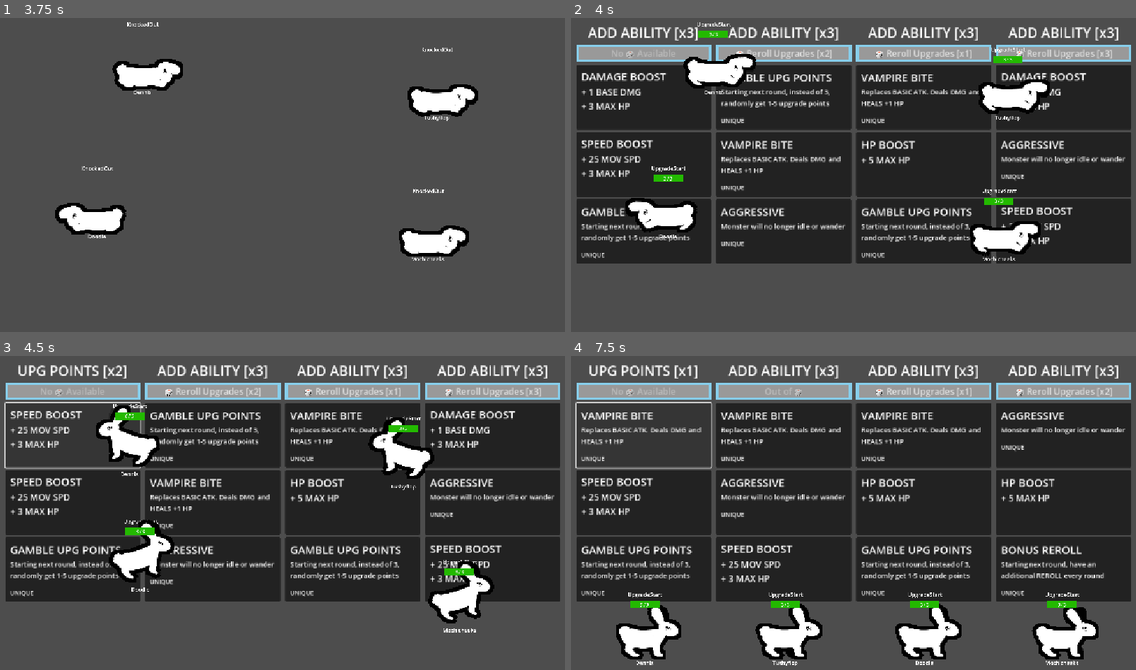
Above: before the commit, frames 1-4 (two rows, left to right).
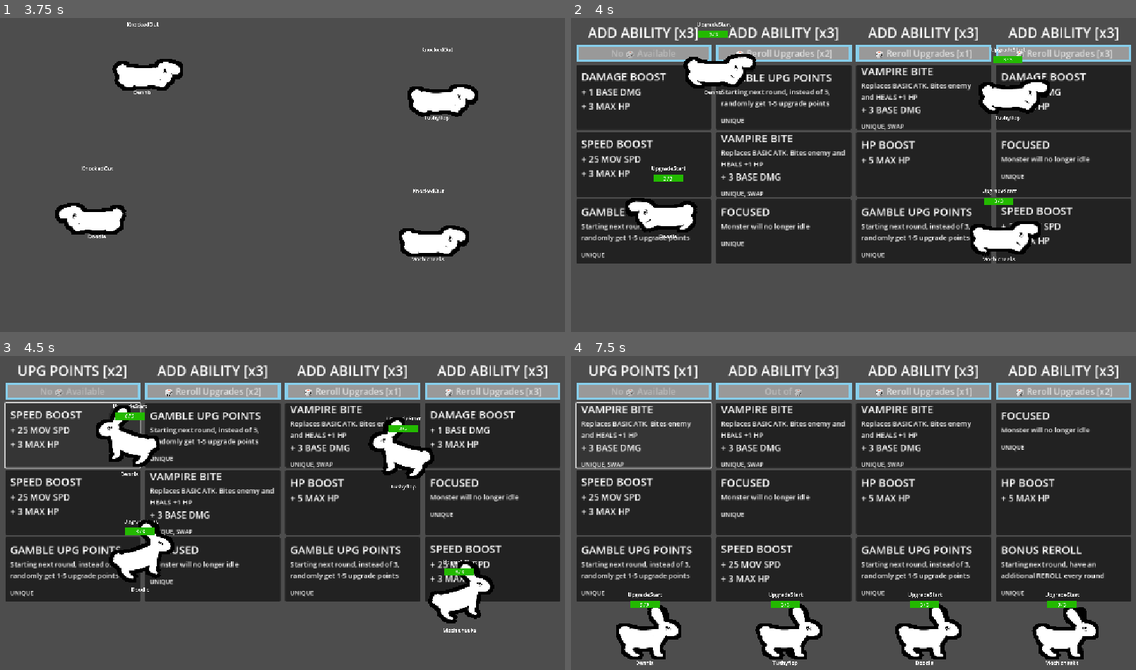
Above: after the commit, the same moments.

Repository: Galitie/tm2
Game: Godot game, scene res://test_scene.tscn
Same seed, same stepped clock (60 frames per second), same inputs: the game is played once before the commit and once after it.
Inputs (mouse positions are in pixels of both pictures, inside the frame that each line leads up to):
- Up to frame 1 (3.75 s): tap Enter (ui_accept) at 0.5, 0.77, 1.52, 3.02 s; move the mouse to (406, 162) at 0.52 s; click (406, 162) at 0.67 s; move the mouse to (169, 193) at 1.27 s; click (169, 193) at 1.42 s; move the mouse to (339, 105) at 2.02 s; click (339, 105) at 2.17 s; move the mouse to (254, 240) at 2.77 s; click (254, 240) at 2.92 s; move the mouse to (452, 225) at 3.52 s; click (452, 225) at 3.67 s
- Up to frame 2 (4 s): tap Enter (ui_accept) at 3.77 s
- Up to frame 3 (4.5 s): click (73, 434) at 4.27 s
- Up to frame 4 (7.5 s): click "🎲 Reroll Upgrades [x2]" at 5 s; click "🎲 Reroll Upgrades [x1]" at 5.75 s; click "🎲 Reroll Upgrades [x3]" at 6.5 s; click (644, 434) at 7.27 s

Frame 1 is identical in both runs. In frame 2, 3.1% of the frame differs, in the area x 26-99%, y 15-68%; in frame 3, 2.9%; in frame 4, 4.3%, in the area x 1-99%, y 15-47%.

Commit message:
Changed aggressive to focused and added dmg to bite lifesteal

Diff:
--- a/Cards/Resources/aggressive.tres
+++ /dev/null
@@ -1,21 +0,0 @@
-[gd_resource type="Resource" script_class="CardResourceScript" load_steps=2 format=3 uid="uid://cr0ughlj0g43p"]
-
-[ext_resource type="Script" uid="uid://bfco2om6esxdu" path="res://Cards/card_info.gd" id="1_lnc4m"]
-
-[resource]
-script = ExtResource("1_lnc4m")
-card_name = "AGGRESSIVE"
-description = "Monster will no longer idle or wander"
-Type = "passive"
-state_id = ""
-unique = true
-remove_specific_states = Array[String](["idle", "wander"])
-attribute_1 = 0
-attribute_label_1 = ""
-attribute_amount_1 = 0
-attribute_2 = 0
-attribute_label_2 = ""
-attribute_amount_2 = 0
-attribute_3 = 0
-attribute_label_3 = ""
-attribute_amount_3 = 0
--- a/Cards/Resources/bite_lifesteal.tres
+++ b/Cards/Resources/bite_lifesteal.tres
@@ -1,21 +1,23 @@
-[gd_resource type="Resource" script_class="CardResourceScript" load_steps=2 format=3 uid="uid://3aquqn25lskq"]
+[gd_resource type="Resource" script_class="CardResourceScript" load_steps=3 format=3 uid="uid://3aquqn25lskq"]
 
+[ext_resource type="Script" uid="uid://cbkjotjeilkcj" path="res://Cards/Accessories/accessories_info.gd" id="1_bl12o"]
 [ext_resource type="Script" uid="uid://bfco2om6esxdu" path="res://Cards/card_info.gd" id="1_syuw0"]
 
 [resource]
 script = ExtResource("1_syuw0")
 card_name = "VAMPIRE BITE"
-description = "Replaces BASIC ATK. Deals DMG and HEALS +1 HP"
+description = "Replaces BASIC ATK. Bites enemy and HEALS +1 HP"
 Type = "basic_attack"
 state_id = "bitelifesteal"
 unique = true
 remove_specific_states = Array[String]([])
-attribute_1 = 0
-attribute_label_1 = ""
-attribute_amount_1 = 0
+attribute_1 = 3
+attribute_label_1 = "BASE DMG"
+attribute_amount_1 = 3
 attribute_2 = 0
 attribute_label_2 = ""
 attribute_amount_2 = 0
 attribute_3 = 0
 attribute_label_3 = ""
 attribute_amount_3 = 0
+accessories = Array[ExtResource("1_bl12o")]([])
--- /dev/null
+++ b/Cards/Resources/focused.tres
@@ -0,0 +1,23 @@
+[gd_resource type="Resource" script_class="CardResourceScript" load_steps=3 format=3 uid="uid://cr0ughlj0g43p"]
+
+[ext_resource type="Script" uid="uid://cbkjotjeilkcj" path="res://Cards/Accessories/accessories_info.gd" id="1_7fpy4"]
+[ext_resource type="Script" uid="uid://bfco2om6esxdu" path="res://Cards/card_info.gd" id="1_lnc4m"]
+
+[resource]
+script = ExtResource("1_lnc4m")
+card_name = "FOCUSED"
+description = "Monster will no longer idle"
+Type = "passive"
+state_id = ""
+unique = true
+remove_specific_states = Array[String](["idle"])
+attribute_1 = 0
+attribute_label_1 = ""
+attribute_amount_1 = 0
+attribute_2 = 0
+attribute_label_2 = ""
+attribute_amount_2 = 0
+attribute_3 = 0
+attribute_label_3 = ""
+attribute_amount_3 = 0
+accessories = Array[ExtResource("1_7fpy4")]([])
--- a/Cards/card.gd
+++ b/Cards/card.gd
@@ -49,6 +49,12 @@
 
 	if chosen_resource.unique:
 		%Tags.text += "UNIQUE"
+	if chosen_resource.state_id:
+		if %Tags.text == "":
+			%Tags.text = "SWAP"
+		else:
+			%Tags.text += ", SWAP"
+
 
 	for accessory in chosen_resource.accessories:
 		var panel = PanelContainer.new()
